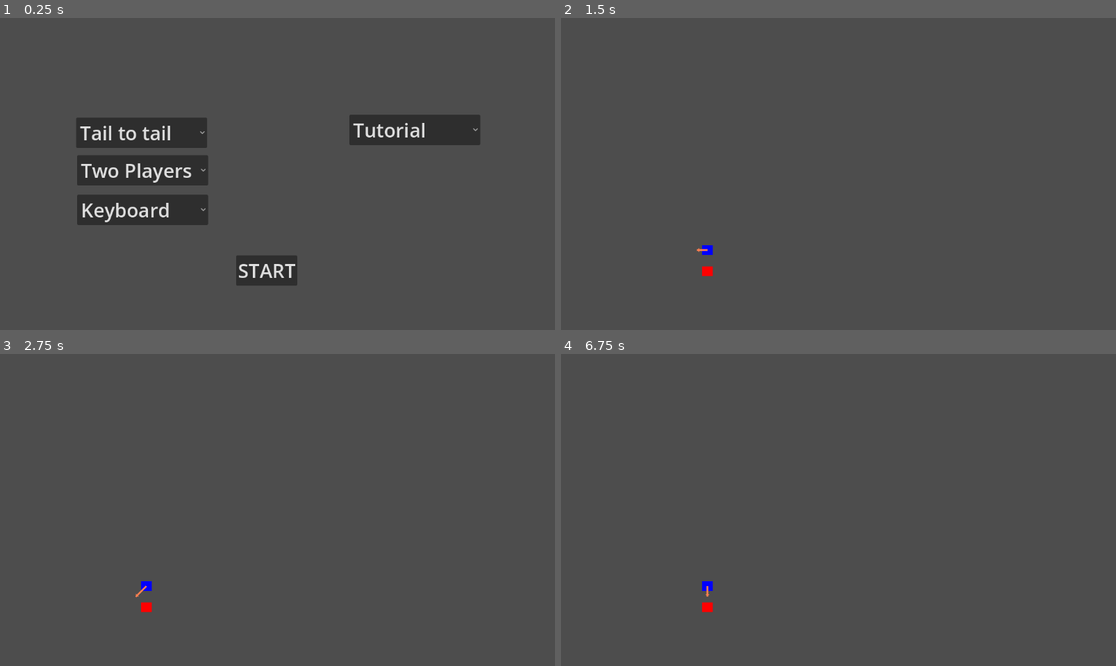
Above: before the commit, frames 1-4 (two rows, left to right).
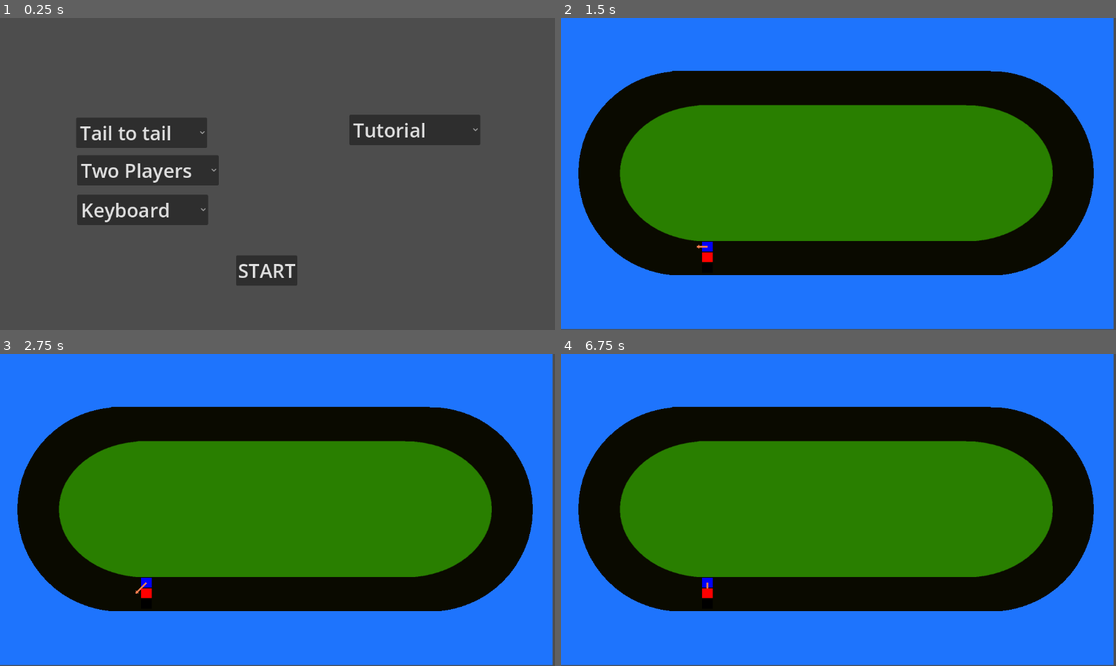
Above: after the commit, the same moments.

Repository: onegm/VectorRacing
Game: Godot game, scene res://scenes/start_page.tscn
Two runs of this game, one before a commit and one after it. Both use one fixed random seed, a clock stepped at 60 frames per second and the inputs below. This scene is started directly instead of the project's main scene.
Inputs (mouse positions are in pixels of both pictures, inside the frame that each line leads up to):
- Up to frame 1 (0.25 s): no input
- Up to frame 2 (1.5 s): click "START" at 0.5 s; tap Enter at 1.25 s; move the mouse to (960, 158) at 1.27 s; tap Left (decrease_x_speed) at 1.35 s
- Up to frame 3 (2.75 s): tap R (reset) at 2 s; move the mouse to (166, 525) at 2.02 s; tap Down (decrease_y_speed) at 2.1 s
- Up to frame 4 (6.75 s): tap R (reset) at 2.75, 3.5, 4.25, 4.9, 5 s; move the mouse to (894, 441) at 2.77 s; tap Right (increase_x_speed) at 2.85, 6.6 s; move the mouse to (810, 572) at 3.52 s; tap Up (increase_y_speed) at 3.6 s; move the mouse to (1005, 556) at 4.27 s; tap Space (next_move) at 4.35 s; move the mouse to (672, 463) at 5.02 s; tap Left (decrease_x_speed) at 5.1 s; move the mouse to (866, 510) at 5.77 s; tap Down (decrease_y_speed) at 5.85 s; move the mouse to (755, 432) at 6.52 s

The runs differ from the first frame. In frame 1, 0.2% of the frame differs, in the area x 36-40%, y 44-54%; in frame 2, 99%, in the area x 0-100%, y 0-100%; in frame 3, 99%; in frame 4, 99%.

Commit message:
Win and tie conditions for up to 3 players

Diff:
--- a/scenes/racer_spawner.tscn
+++ b/scenes/racer_spawner.tscn
@@ -8,7 +8,7 @@
 racer_scene = ExtResource("2_igla8")
 
 [node name="OnePlayer" type="Node2D" parent="."]
-position = Vector2(456, 225)
+position = Vector2(70, 225)
 
 [node name="SpawnPoint" type="Marker2D" parent="OnePlayer"]
 
@@ -20,3 +20,14 @@
 
 [node name="SpawnPoint2" type="Marker2D" parent="TwoPlayers"]
 position = Vector2(0, 22)
+
+[node name="ThreePlayers" type="Node2D" parent="."]
+position = Vector2(268, 225)
+
+[node name="SpawnPoint1" type="Marker2D" parent="ThreePlayers"]
+position = Vector2(0, -22)
+
+[node name="SpawnPoint2" type="Marker2D" parent="ThreePlayers"]
+
+[node name="SpawnPoint3" type="Marker2D" parent="ThreePlayers"]
+position = Vector2(0, 22)
--- a/scenes/start_page.tscn
+++ b/scenes/start_page.tscn
@@ -34,12 +34,14 @@
 offset_top = 285.0
 offset_right = 432.0
 offset_bottom = 348.0
-item_count = 2
+item_count = 3
 selected = 1
 popup/item_0/text = "One Player"
 popup/item_0/id = 0
 popup/item_1/text = "Two Players"
 popup/item_1/id = 1
+popup/item_2/text = "Three Players"
+popup/item_2/id = 2
 
 [node name="InputMethodButton" type="OptionButton" parent="Control"]
 layout_mode = 0
--- a/scripts/game.gd
+++ b/scripts/game.gd
@@ -5,16 +5,15 @@
 enum VECTOR_MODE {TAIL_TO_TAIL, HEAD_TO_TAIL}
 
 var vector_mode : VECTOR_MODE = VECTOR_MODE.TAIL_TO_TAIL
-var num_of_players = 2
+var num_players = 3
 var input_mode : INPUT_METHOD = INPUT_METHOD.KEYBOARD
 
-@onready var current_level : PackedScene = load("res://scenes/level_0.tscn")
+@onready var current_level : PackedScene = load("res://scenes/level_1.tscn")
 @onready var main_menu : PackedScene = load("res://scenes/start_page.tscn")
 @onready var win_screen : PackedScene = load("res://scenes/win_screen.tscn")
 
 func set_num_players(num : int):
-	num_of_players = num
-	print(num)
+	num_players = num
 
 func set_vector_mode(mode : VECTOR_MODE):
 	vector_mode = mode
--- a/scripts/level.gd
+++ b/scripts/level.gd
@@ -1,24 +1,19 @@
 extends Node2D
 
 @onready var track = $Track
-@onready var spawn_position = track.get_spawn_point()
-@onready var racer_spawner = $RacerSpawner
 @onready var input_manager = $InputManager
-@onready var num_of_racers = Game.num_of_players
 
 var racers
 var current_racer
 var current_racer_idx = 0
-var winners = []
-var final_round = false
+var finishers = []
 var race_is_active = true
+var min_moves = 2**60
 
 func _ready():
-	racers = racer_spawner.spawn_racers(num_of_racers, spawn_position, track.spawn_rotation)
-
+	racers = $RacerSpawner.spawn_racers(Game.num_players, track.get_spawn_point(), track.spawn_rotation)
 	for racer in racers:
 		add_child(racer)
-
 	current_racer = racers[current_racer_idx]
 
 	track.track_exited.connect(on_track_exited)
@@ -27,16 +22,16 @@
 	input_manager.next_pressed.connect(on_next_pressed)
 
 func _process(_delta):
-	if !race_is_active:
+	if any_racer_in_motion() || !race_is_active:
 		return
 	input_manager.read_input(current_racer.global_position)
 	current_racer.update_target_position(input_manager.get_x_input(), input_manager.get_y_input())
 
-	if final_round && !any_active_racer() && current_racer_idx == 0 :
+	if all_racers_above_min_moves() && !any_racer_in_motion():
 		end_race()
 
 func on_next_pressed():
-	if any_active_racer():
+	if any_racer_in_motion():
 		return
 	current_racer.move()
 	input_manager.reset()
@@ -46,30 +41,29 @@
 	racer.crash_reset()
 
 func on_racer_finished(racer : Racer):
-	winners.append(racer)
-	final_round = true
+	finishers.append(racer)
+	racers.erase(racer)
+	current_racer_idx -= 1
+	update_min_moves()
+
+func update_min_moves():
+	for racer in finishers:
+		if racer.get_moves() < min_moves:
+			min_moves = racer.get_moves()
 
 func end_race():
 	race_is_active = false
-	var winner = determine_winner()
 	var win_screen = Game.win_screen.instantiate()
 	add_child(win_screen)
-	win_screen.set_winner(winner)
+	win_screen.set_winner(determine_winner())
 	win_screen.set_position(get_viewport_rect().size / 2)
 
 func determine_winner():
-	var winner = winners[0]
-	for racer in winners:
-		if racer.get_num_moves() < winner.get_num_moves():
-			winner = racer
-
-	var num_ties = 0
-	for racer in winners:
-		if racer.get_num_moves() == winner.get_num_moves():
-			num_ties += 1
-		if num_ties > 1:
-			return null
-	return winner
+	var winners = []
+	for racer in finishers:
+		if racer.get_moves() <= min_moves:
+			winners.append(racer)
+	return winners
 
 func update_current_racer():
 	current_racer_idx += 1
@@ -77,8 +71,11 @@
 		current_racer_idx = 0
 	current_racer = racers[current_racer_idx]
 
-func any_active_racer() -> bool:
-	return racers.any(func(racer): return racer.is_active)
+func any_racer_in_motion() -> bool:
+	return racers.any(func(racer): return racer.is_in_motion)
+
+func all_racers_above_min_moves():
+	return racers.all(func(racer) : return racer.get_moves() >= min_moves)
 
 func reset():
 	for racer in racers:
--- a/scripts/racer.gd
+++ b/scripts/racer.gd
@@ -4,10 +4,11 @@
 @onready var vehicle = $Vehicle
 @onready var motion_vectors = $MotionVectors
 @onready var current_target = global_position
+@onready var temp_target = global_position
 
 var tile_size = Game.TILE_SIZE
-var is_active = false
 
+var is_in_motion = false
 var initial_position
 var vehicle_color : Color
 var moves = 0
@@ -18,11 +19,11 @@
 func _physics_process(delta):
 	var distance_from_target = (current_target - global_position).length()
 
-	if is_active:
+	if is_in_motion:
 		global_position += velocity*delta
 		if distance_from_target < 5:
 			global_position = current_target
-			is_active = false
+			is_in_motion = false
 
 func set_initial_position(new_position : Vector2 = Vector2.ZERO):
 	initial_position = new_position
@@ -31,33 +32,34 @@
 
 func update_target_position(dx:float, dy:float):
 	var target_change_vector = Vector2(dx*tile_size, dy*tile_size)
-	current_target = global_position + velocity + target_change_vector
+	temp_target = global_position + velocity + target_change_vector
 	motion_vectors.set_new_acceleration(target_change_vector)
 
 func move():
-	if is_active:
+	if is_in_motion:
 		return
 
 	moves += 1
-	print(moves)
+	current_target = temp_target
 	velocity = current_target - global_position
 	motion_vectors.set_new_velocity(velocity)
-	is_active = true
+	is_in_motion = true
 
 func reset(new_position : Vector2 = initial_position):
 	global_position = new_position
 	velocity = Vector2.ZERO
 	current_target = new_position
+	temp_target = new_position
 	motion_vectors.reset()
-	is_active = false
+	is_in_motion = false
 
 func crash_reset():
-	var pre_crash_position = global_position - velocity
+	var pre_crash_position = current_target - velocity
 	moves += 5
 	print(moves)
 	reset(pre_crash_position)
 
-func get_num_moves():
+func get_moves():
 	return moves
 
 func set_color(color : Color):
--- a/scripts/racer_spawner.gd
+++ b/scripts/racer_spawner.gd
@@ -1,5 +1,4 @@
 extends Node2D
-
 
 @export var racer_scene : PackedScene = null
 
@@ -8,23 +7,11 @@
 var colors = [Color.BLUE, Color.RED, Color.BLACK, Color.DARK_GREEN]
 var names = ["Blue", "Red", "Black", "Green"]
 
-#func _ready():
-#	spawn_racers()
-#	for racer in racers:
-#		racer.set_name("RACER")
-#		add_child(racer)
-#		print(racer.global_position)
-#		print(racer.vehicle.global_position)
-#		print(racer.target_marker.global_position)
-
-func spawn_racers(num : int, spawn_position: Vector2, spawn_rotation : float):
-	if num == 1:
-		spawn_points = $OnePlayer
-	else:
-		spawn_points = $TwoPlayers
+func spawn_racers(num_players : int, spawn_position: Vector2, spawn_rotation : float):
+	set_spawn_points(num_players)
 	set_spawn_position_center(spawn_position)
 	set_spawn_rotation(spawn_rotation)
-	for i in num:
+	for i in num_players:
 		var spawn_point = spawn_points.get_children()[i]
 		var racer = racer_scene.instantiate()
 		racer.set_initial_position(spawn_point.global_position)
@@ -33,6 +20,14 @@
 		racers.append(racer)
 	return racers
 
+func set_spawn_points(num_players):
+	if num_players == 1:
+		spawn_points = $OnePlayer
+	elif num_players == 2:
+		spawn_points = $TwoPlayers
+	else:
+		spawn_points = $ThreePlayers
+
 func set_spawn_position_center(spawn_position: Vector2):
 	spawn_points.set_global_position(spawn_position)
 
--- a/scripts/start_page.gd
+++ b/scripts/start_page.gd
@@ -13,7 +13,6 @@
 	level_button.item_selected.connect(on_level_selected)
 	start_button.pressed.connect(on_start_button_pressed)
 
-
 func on_vector_mode_selected(mode_idx):
 	if(mode_idx == 0):
 		Game.set_vector_mode(Game.VECTOR_MODE.TAIL_TO_TAIL)
@@ -21,7 +20,6 @@
 		Game.set_vector_mode(Game.VECTOR_MODE.HEAD_TO_TAIL)
 	else:
 		push_error("Invalid vector mode selected")
-
 
 func on_num_players_selected(index):
 	Game.set_num_players(index+1)
--- a/scripts/win_screen.gd
+++ b/scripts/win_screen.gd
@@ -14,8 +14,22 @@
 func on_menu_pressed():
 	get_tree().change_scene_to_packed(Game.main_menu)
 
-func set_winner(winner : Racer):
-	if winner != null:
-		win_label.set_text(winner.name + " Wins!!")
+func set_winner(winners : Array):
+	var text = ""
+	if winners.size() > 1:
+		text = "It's a tie between: "
+		if winners.size() == 2:
+			text += winners[0].name + " and " + winners[1].name
+		else:
+			for i in winners.size():
+				text += winners[i].name
+				if i < winners.size() - 2:
+					text += ", "
+				elif i < winners.size() - 1:
+					text += ", and "
+	elif winners.size() == 1:
+		text = winners[0].name + " Wins!!"
 	else:
-		win_label.set_text("It's a tie!!")
+		text = "No winners..."
+
+	win_label.set_text(text)
